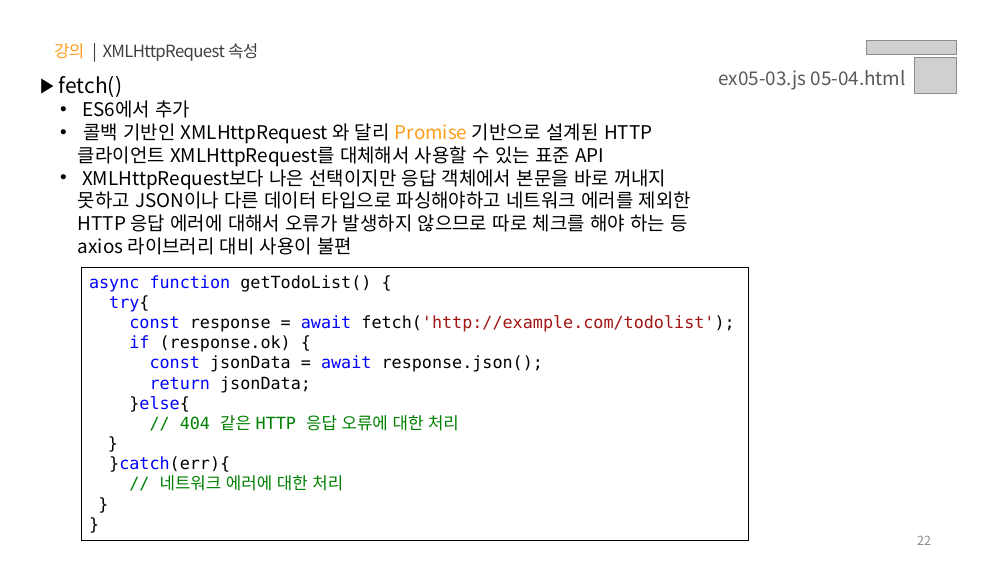
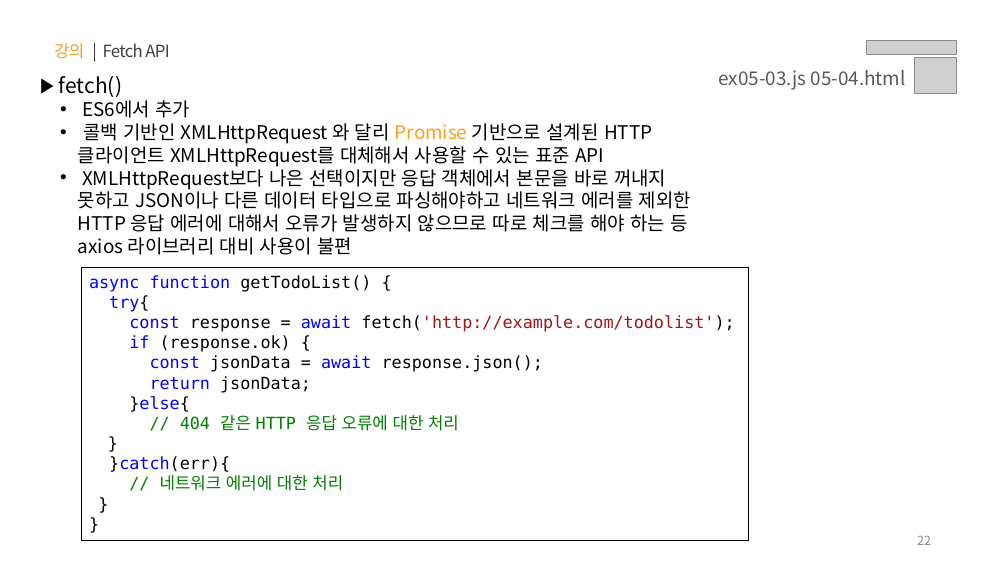
Before and after one commit to s-ja/lion_plus, a slide deck: slide 22 of PPT/05.자바스크립트 - DOM, Ajax.pptx. Drawn at 1008x567 pixels with LibreOffice and Linux fonts; fonts in the diff are those of the drawing; grey boxes stand for pictures. Boxes give left, top, right and bottom in pixels: in the first picture for what was removed or moved away, otherwise in the second. Text is boxed around its words. In the diff, an @@ line names an element or a change of style, - is before the commit and + after.

```diff
--- a/PPT/05.자바스크립트 - DOM, Ajax.pptx
+++ b/PPT/05.자바스크립트 - DOM, Ajax.pptx
@@ text at <box>54,43,169,59</box>: text changed @@
-강의 | XMLHttpRequest 속성
+강의 | Fetch API
```
Also in this commit, not shown: 3 other slides changed.
